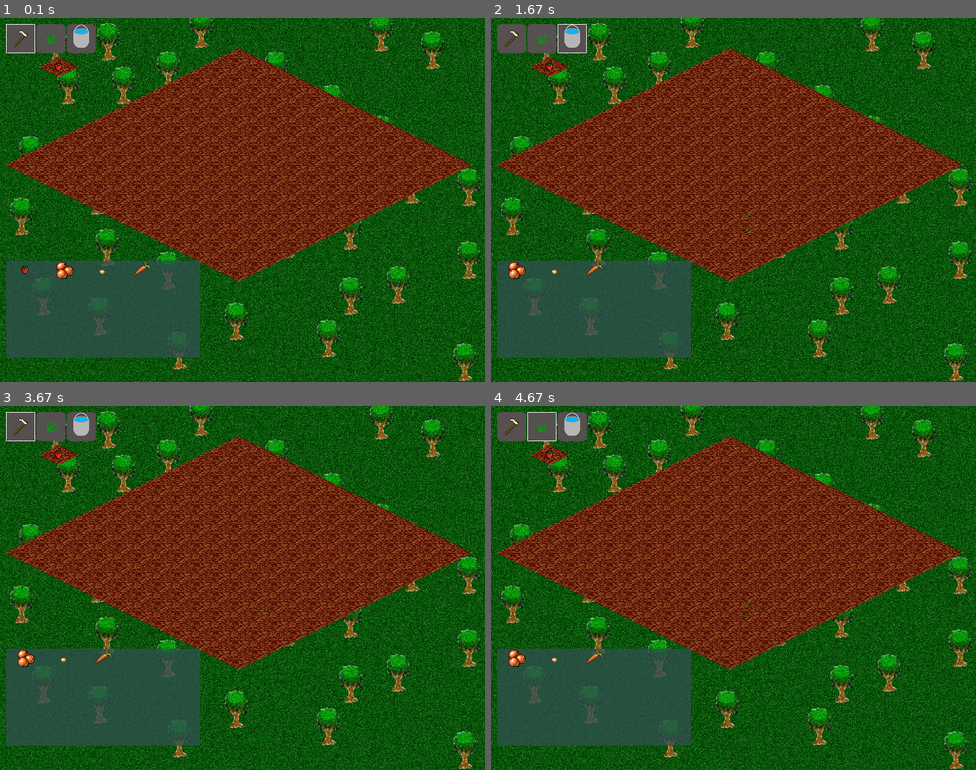
Above: before the commit, frames 1-4 (two rows, left to right).
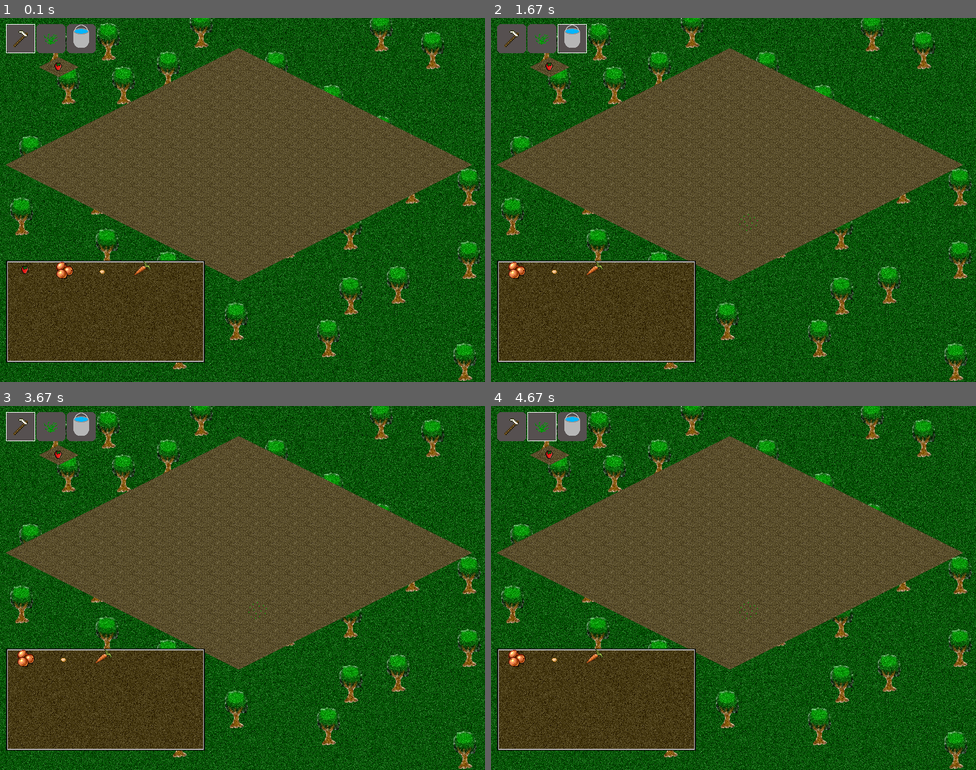
Above: after the commit, the same moments.

Repository: orneo1212/PythonFarmGame
Game: pygame game, started from pyFarmGame.py
Two runs of this game, one before a commit and one after it. Both use one fixed random seed, a clock stepped at 60 frames per second and the inputs below. The source is Python 2; it was converted automatically to run under Python 3.
Inputs (mouse positions are in pixels of both pictures, inside the frame that each line leads up to):
- Up to frame 1 (0.1 s): no input
- Up to frame 2 (1.67 s): click (539, 39) at 0.38 s; click (733, 221) at 0.72 s; click (583, 287) at 1.05 s; tap 3 at 1.33 s
- Up to frame 3 (3.67 s): tap 1 at 2.17 s; tap 3 at 2.5 s; click (19, 427) at 3.38 s
- Up to frame 4 (4.67 s): tap 3 at 3.73 s; tap 2 at 4.5 s

The runs differ from the first frame. In frame 1, 42% of the frame differs, in the area x 1-98%, y 8-95%; in frame 2, 42%; in frame 3, 42%; in frame 4, 42%.

Commit message:
updated images. moved to png

Diff:
--- a/pyFarmGame.py
+++ b/pyFarmGame.py
@@ -14,13 +14,14 @@
     'seed2':"images/bean.png",
     'seed3':"images/carrot.png",
     'seed':'images/seed.bmp',
-    'dryground':'images/dryground.bmp',
-    'wetground':'images/wetground.bmp',
+    'dryground':'images/dryground.png',
+    'wetground':'images/wetground.png',
     'background':'images/background.png',
     'frame':'images/frame.png',
     'sickle':'images/sickle.png',
     'plant':'images/plant.png',
     'wateringcan':'images/wateringcan.png',
+    'inventory':'images/inventory.png',
     }
 
 class FarmGamePygame:
@@ -185,10 +186,8 @@
             pygame.draw.rect(screen,(255,255,255),(110,10,48,48),1)
 
         #draw inventory
-        img=pygame.Surface((5*64, 5*32))
-        img.fill((48,80,80))
-        img.set_alpha(128+64)
-        screen.blit(img,self.inventoryoffset)
+        img=self.images['inventory']
+        screen.blit(img, self.inventoryoffset)
         #draw inv items
         counterx=0
         countery=0
Binary file removed: images/dryground.bmp
Binary file added: images/dryground.png
Binary file added: images/inventory.png
Binary file removed: images/wetground.bmp
Binary file added: images/wetground.png
